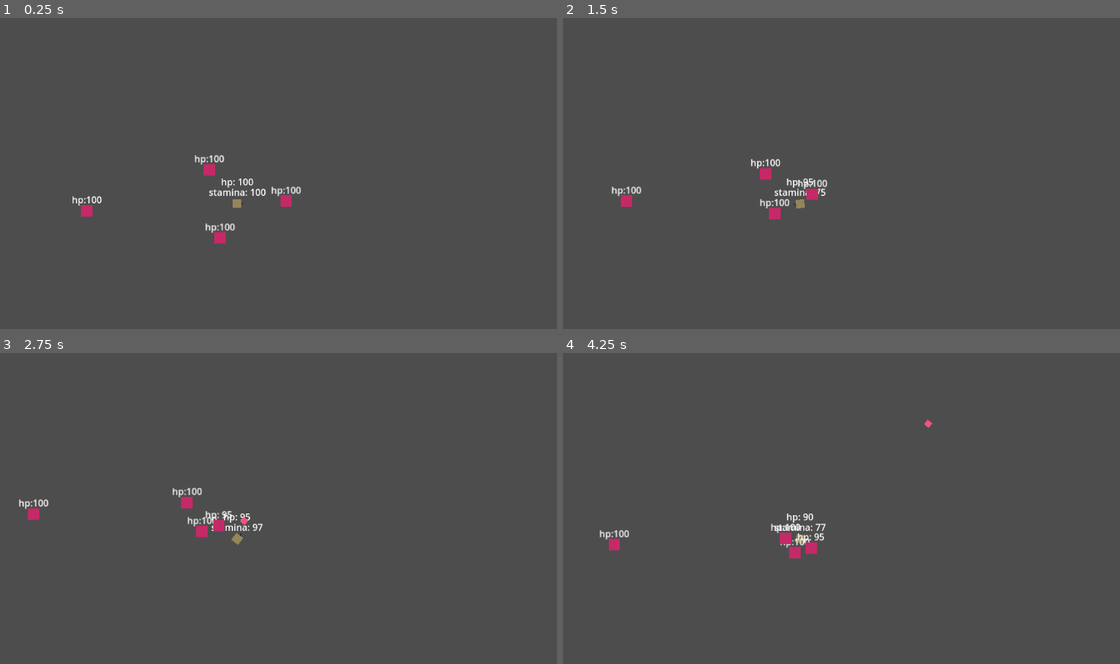
Above: before the commit, frames 1-4 (two rows, left to right).
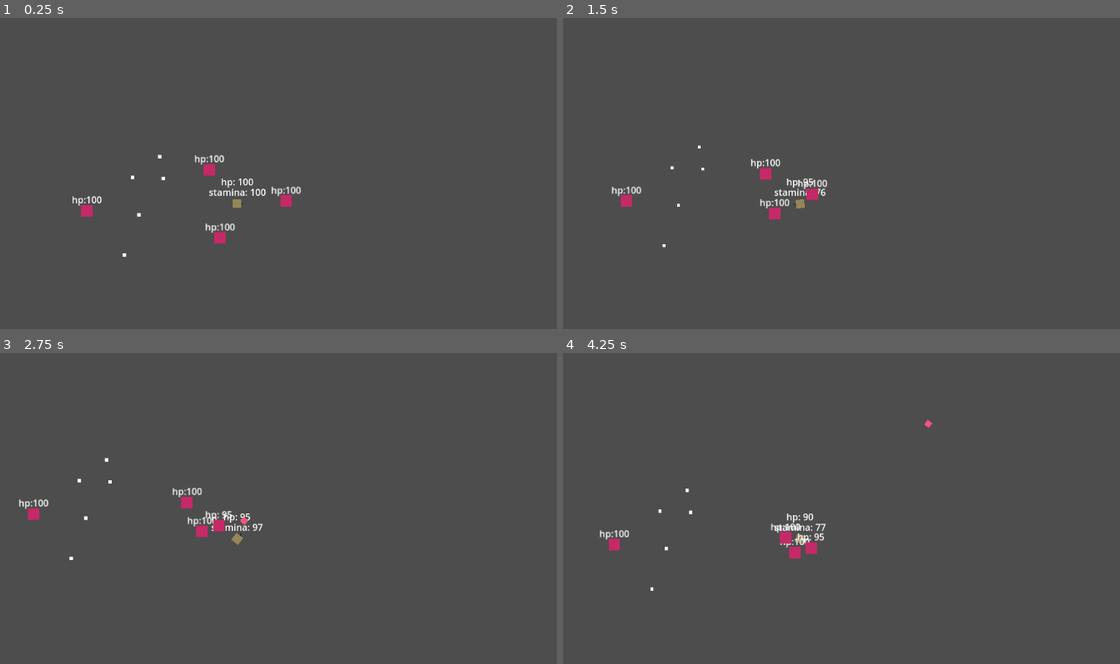
Above: after the commit, the same moments.

Repository: cyris115/Cookie-Kingdom
Game: Godot game, scene res://Scenes/test_scene.tscn
The game is run twice, just before and just after one commit, with the same random seed, the same clock (stepped at 60 frames per second) and the same inputs.
Inputs (mouse positions are in pixels of both pictures, inside the frame that each line leads up to):
- Up to frame 1 (0.25 s): no input
- Up to frame 2 (1.5 s): move the mouse to (947, 185) at 0.52 s; hold D (right) 0.53-1.28 s; hold Shift (run) 0.53-1.28 s; move the mouse to (668, 223) at 1.27 s; hold S (down) from 1.28 s (still down); tap Shift (run) at 1.35 s
- Up to frame 3 (2.75 s): move the mouse to (306, 455) at 2.02 s; release S (down) at 2.03 s; press the mouse at (306, 455) at 2.03 s; hold D (right) from 2.03 s (still down); tap Shift (run) at 2.3 s
- Up to frame 4 (4.25 s): move the mouse to (769, 614) at 2.77 s; release D (right) at 2.78 s; release the mouse at (769, 614) at 2.78 s; hold W (up) 2.78-3.53 s; tap Shift (run) at 2.85 s; move the mouse to (997, 595) at 3.52 s; hold A (left) from 3.53 s (still down); hold Shift (run) from 3.53 s (still down)

The runs differ from the first frame. In frame 1, less than 0.1% of the frame differs, in the area x 22-30%, y 43-77%; in frame 2, less than 0.1%; in frame 3, less than 0.1%; in frame 4, less than 0.1%, in the area x 15-66%, y 21-77%.

Commit message:
biscuit system + bug fixes

Diff:
--- a/Scenes/Badguy.tscn
+++ b/Scenes/Badguy.tscn
@@ -34,7 +34,7 @@
 horizontal_alignment = 1
 
 [node name="InvTimer" type="Timer" parent="."]
-wait_time = 0.5
+wait_time = 0.2
 one_shot = true
 
 [connection signal="timeout" from="InvTimer" to="." method="_on_inv_timer_timeout"]
--- /dev/null
+++ b/Scenes/biscuit.tscn
@@ -0,0 +1,21 @@
+[gd_scene load_steps=4 format=3 uid="uid://bu87deoqhxgmf"]
+
+[ext_resource type="Script" uid="uid://cjsv0yftn6cpk" path="res://Scripts/biscuit.gd" id="1_ebkt1"]
+
+[sub_resource type="CanvasTexture" id="CanvasTexture_ub1ah"]
+
+[sub_resource type="CircleShape2D" id="CircleShape2D_ub1ah"]
+radius = 3.16228
+
+[node name="Biscuit" type="Area2D"]
+script = ExtResource("1_ebkt1")
+
+[node name="Sprite2D" type="Sprite2D" parent="."]
+position = Vector2(1.42109e-14, 1.19209e-07)
+scale = Vector2(5.5, 5.5)
+texture = SubResource("CanvasTexture_ub1ah")
+
+[node name="CollisionShape2D" type="CollisionShape2D" parent="."]
+shape = SubResource("CircleShape2D_ub1ah")
+
+[connection signal="body_entered" from="." to="." method="_on_body_entered"]
--- a/Scenes/test_scene.tscn
+++ b/Scenes/test_scene.tscn
@@ -1,6 +1,7 @@
-[gd_scene load_steps=3 format=3 uid="uid://bov1b1nfydn21"]
+[gd_scene load_steps=4 format=3 uid="uid://bov1b1nfydn21"]
 
 [ext_resource type="PackedScene" uid="uid://beatnjh15vfqp" path="res://Scenes/Player.tscn" id="1_3dogw"]
+[ext_resource type="PackedScene" uid="uid://bu87deoqhxgmf" path="res://Scenes/biscuit.tscn" id="1_50ct6"]
 [ext_resource type="PackedScene" uid="uid://brw2geqoqesfw" path="res://Scenes/Badguy.tscn" id="2_r5l72"]
 
 [node name="TestScene" type="Node2D"]
@@ -19,3 +20,18 @@
 
 [node name="CharacterBody2D5" parent="." instance=ExtResource("2_r5l72")]
 position = Vector2(570, 241)
+
+[node name="Biscuit" parent="." instance=ExtResource("1_50ct6")]
+position = Vector2(297, 200)
+
+[node name="Biscuit2" parent="." instance=ExtResource("1_50ct6")]
+position = Vector2(344, 164)
+
+[node name="Biscuit3" parent="." instance=ExtResource("1_50ct6")]
+position = Vector2(350, 202)
+
+[node name="Biscuit4" parent="." instance=ExtResource("1_50ct6")]
+position = Vector2(283, 335)
+
+[node name="Biscuit5" parent="." instance=ExtResource("1_50ct6")]
+position = Vector2(308, 265)
--- a/Scripts/Player.gd
+++ b/Scripts/Player.gd
@@ -69,7 +69,7 @@
 		speed = walk_speed
 		is_sprinting = false
 
-	if is_sprinting:
+	if is_sprinting and velocity.length() > 0:
 		stam -= stam_drain_rate * _delta
 		if stam <= 0:
 			can_sprint = false
@@ -110,6 +110,9 @@
 		hp = 0
 	hp_label.text = "hp: " + str(hp)
 
+func reduce_stam(new_stam: int):
+	stam = new_stam
+	stam_label.text = "stamina: " + str(stam)
 
 func _on_shot_timer_timeout() -> void:
 	can_shoot = true
--- /dev/null
+++ b/Scripts/biscuit.gd
@@ -0,0 +1,25 @@
+extends Area2D
+
+var effects = ["hp", "stam"]
+
+func _on_body_entered(body: Node2D) -> void:
+	if body.is_in_group("player"):
+		var roll = randf()
+		if roll < 0.5:
+			var effect = effects[randi_range(0,len(effects)-1)]
+			if effect == "hp" and body.max_hp != 20:
+				#Currently, if max_hp can not be reduced further, then nothing happens
+				body.max_hp -= 20
+				if body.hp > body.max_hp:
+					body.take_damage(body.hp - body.max_hp)
+				print("Max HP reduced")
+			elif effect == "stam" and body.max_stam != 20:
+				body.max_stam -= 20
+				if body.stam > body.max_stam:
+					body.reduce_stam(body.max_stam)
+				print("Max stamina reduced")
+			else:
+				print("Krunch remains safe this time")
+		else:
+			print("Krunch remains safe this time")
+		queue_free()
Not shown, added: Scripts/biscuit.gd.uid
